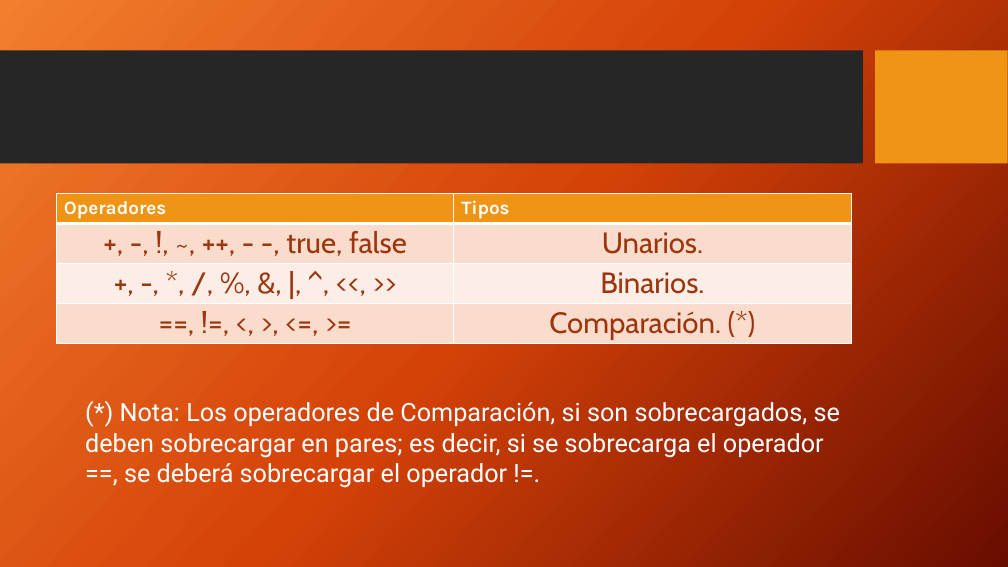
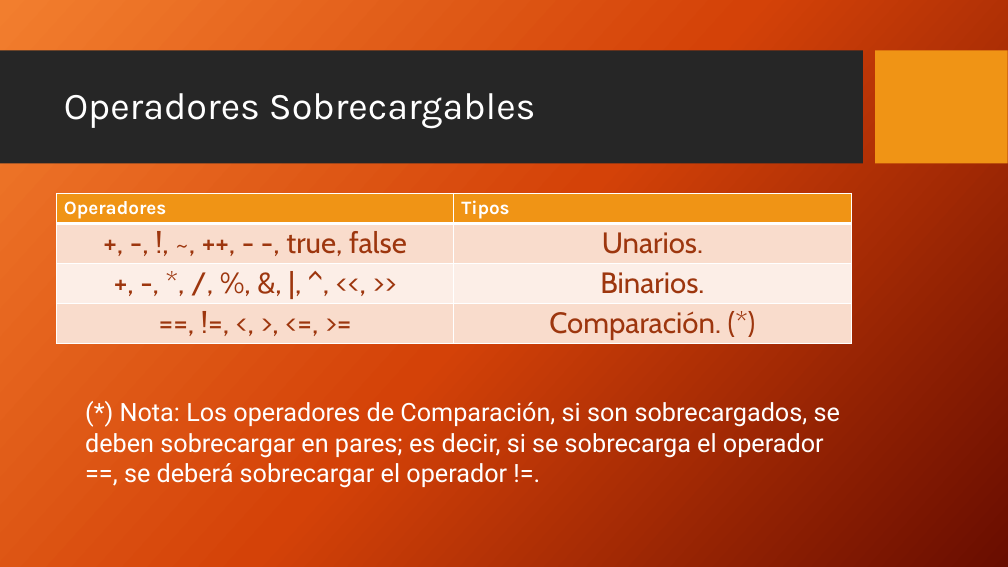
Before and after one commit to FedeDavila1984/utn_prog_y_lab_II, a slide deck: slide 3 of PPTs/ProgramacionII_Clase_04.2-2018.pptx. Drawn at 1008x567 pixels with LibreOffice and Linux fonts; fonts in the diff are those of the drawing; background and template pictures are left out. Boxes give left, top, right and bottom in pixels: in the first picture for what was removed or moved away, otherwise in the second. Text is boxed around its words. In the diff, an @@ line names an element or a change of style, - is before the commit and + after.

```diff
--- a/PPTs/ProgramacionII_Clase_04.2-2018.pptx
+++ b/PPTs/ProgramacionII_Clase_04.2-2018.pptx
@@ title added at [64, 93, 536, 128], 36 pt, text #FFFFFF @@
+Operadores Sobrecargables
```
Also in this commit, not shown: 2 other slides changed, 7 other files.
